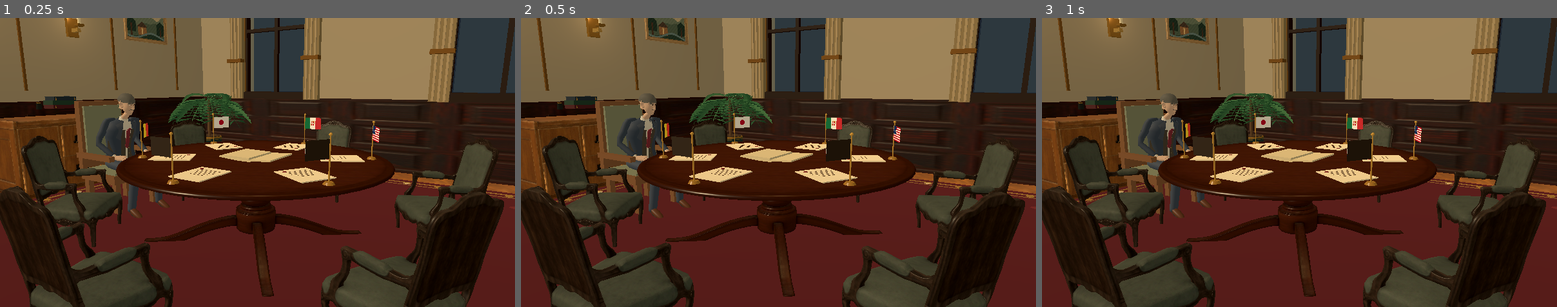
Above: before the commit, frames 1-3 (left to right).
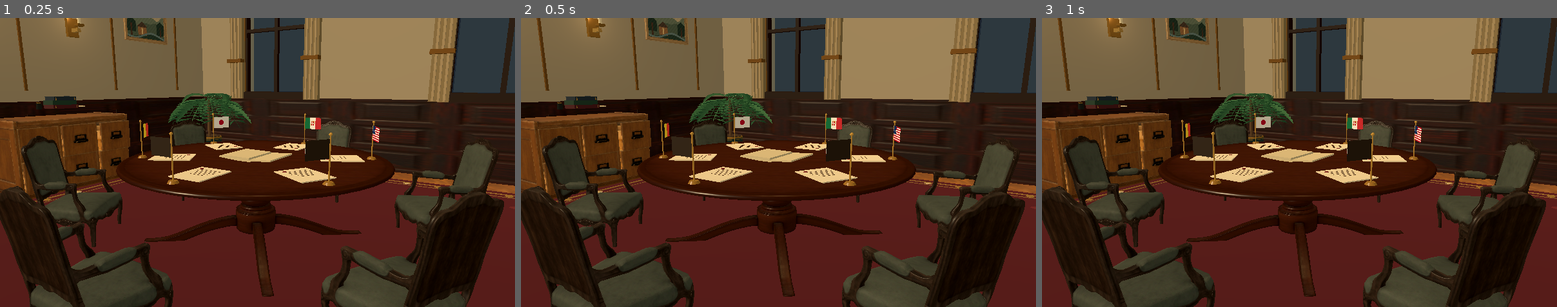
Above: after the commit, the same moments.

Repository: IdehistorieCases/Cases-GUI
Game: Godot game, scene res://scenes/versailles_room_participant_preview.tscn
The game is run twice, just before and just after one commit, with the same random seed, the same clock (stepped at 60 frames per second) and the same inputs. This scene is started directly instead of the project's main scene.
Inputs (mouse positions are in pixels of both pictures, inside the frame that each line leads up to):
- Up to frame 1 (0.25 s): no input
- Up to frame 2 (0.5 s): no input
- Up to frame 3 (1 s): tap Enter at 0.5 s; move the mouse to (1412, 148) at 0.52 s; tap 1 at 0.6 s; click (1412, 148) at 0.67 s

The runs differ from the first frame. In frame 1, 3.0% of the frame differs, in the area x 14-34%, y 26-70%; in frame 2, 3.0%; in frame 3, 3.0%.

Commit message:
Remove demo negotiator from Versailles room

Diff:
--- a/godot/scenes/versailles_room.tscn
+++ b/godot/scenes/versailles_room.tscn
@@ -11,8 +11,6 @@
 [ext_resource type="Texture2D" uid="uid://ogmgmat75r3o" path="res://assets/versailles/optimized/polyhaven/dark_paneled_wood/textures/dark_paneled_wood_arm_1k.jpg" id="9_wall_arm"]
 [ext_resource type="Script" uid="uid://cuccixl7ilpqs" path="res://scripts/negotiation_seating.gd" id="10_seating"]
 [ext_resource type="Script" uid="uid://cd7g4a5yhfjky" path="res://scripts/versailles_room_decor.gd" id="11_opq11"]
-[ext_resource type="PackedScene" path="res://assets/characters/cases_suited_negotiator.glb" id="12_negotiator"]
-[ext_resource type="Script" path="res://scripts/versailles_room_participant.gd" id="13_participant"]
 
 [sub_resource type="StandardMaterial3D" id="StandardMaterial3D_osat4"]
 albedo_texture = ExtResource("1_57bx7")
@@ -669,14 +667,6 @@
 omni_range = 7.5
 omni_attenuation = 1.6
 
-[node name="Participants" type="Node3D" parent="."]
-
-[node name="NegotiatorSeat_01" type="Node3D" parent="Participants"]
-transform = Transform3D(-4.371139e-08, 0, 1, 0, 1, 0, -1, 0, -4.371139e-08, -1.62, 0, 0)
-script = ExtResource("13_participant")
-
-[node name="CasesSuitedNegotiator" parent="Participants/NegotiatorSeat_01" instance=ExtResource("12_negotiator")]
-
 [node name="Anchors" type="Node3D" parent="." unique_id=1847559052]
 
 [node name="ParticipantSeatAnchor_Template" type="Marker3D" parent="Anchors" unique_id=1192662350]
@@ -693,3 +683,8 @@
 
 [node name="RoomDecorations" type="Node3D" parent="." unique_id=1469918709]
 script = ExtResource("11_opq11")
+
+[node name="Participants" type="Node3D" parent="." unique_id=1061775823]
+
+[node name="NegotiatorSeat_01" type="Node3D" parent="Participants" unique_id=144117953]
+transform = Transform3D(-4.371139e-08, 0, 1, 0, 1, 0, -1, 0, -4.371139e-08, -1.62, 0, 0)
Not shown, changed: docs/VERSAILLES_ROOM_LAYOUT.md
